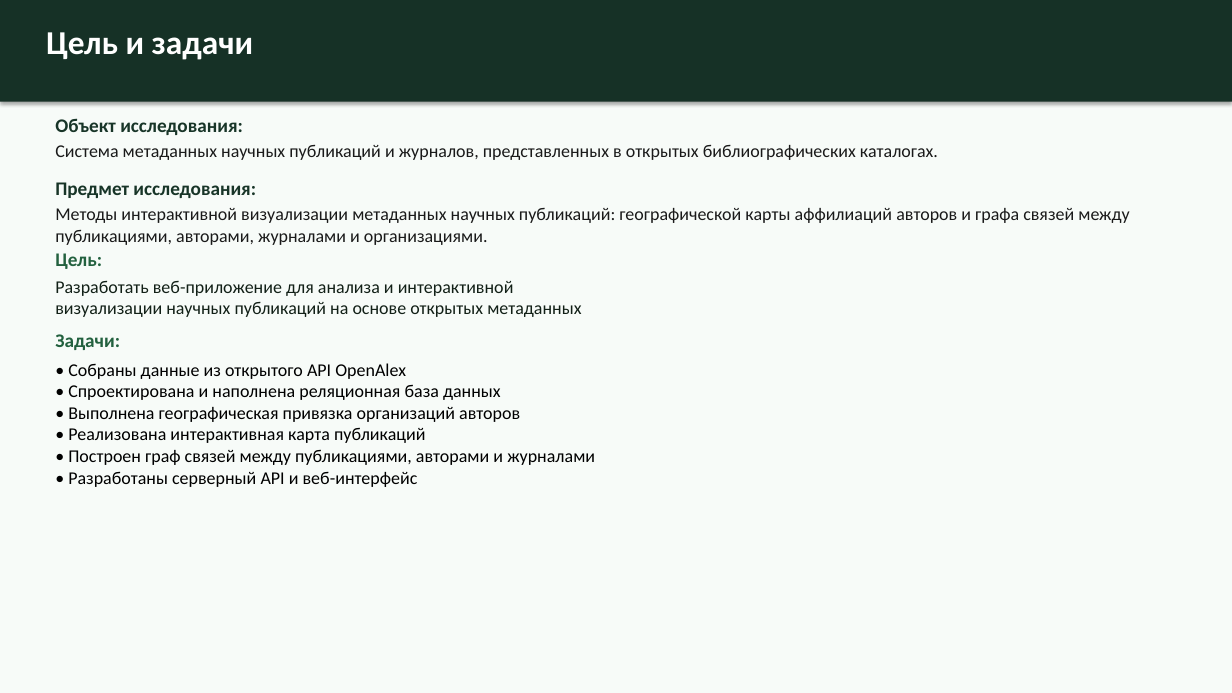
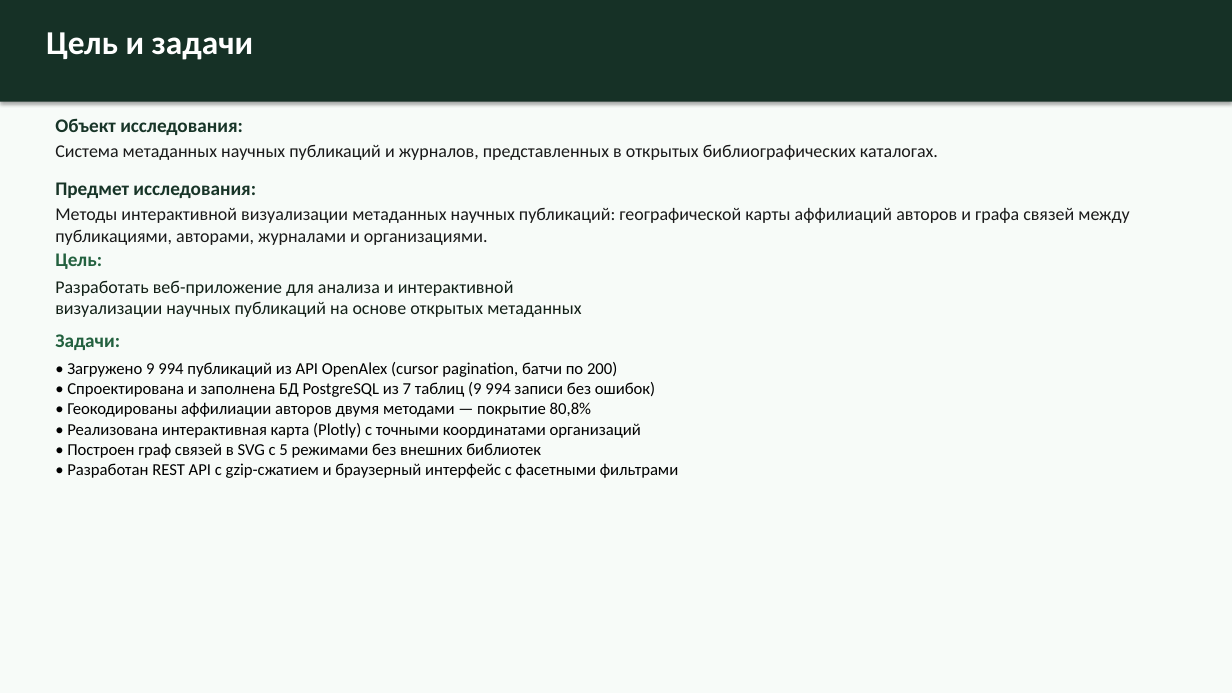
Before and after one commit to surnova2703/muiv3year, a slide deck: slide 3 of docs/Визуализация науки на основе метаданных публикаций и журналов.pptx. Drawn at 1232x693 pixels with LibreOffice and Linux fonts; fonts in the diff are those of the drawing. Boxes give left, top, right and bottom in pixels: in the first picture for what was removed or moved away, otherwise in the second. Text is boxed around its words. In the diff, an @@ line names an element or a change of style, - is before the commit and + after.

```diff
--- a/docs/Визуализация науки на основе метаданных публикаций и журналов.pptx
+++ b/docs/Визуализация науки на основе метаданных публикаций и журналов.pptx
@@ text at box(67, 362, 678, 478): text changed; size 14 to 13 pt @@
-• Собраны данные из открытого API OpenAlex
-• Спроектирована и наполнена реляционная база данных
-• Выполнена географическая привязка организаций авторов
-• Реализована интерактивная карта публикаций
-• Построен граф связей между публикациями, авторами и журналами
-• Разработаны серверный API и веб-интерфейс
+• Загружено 9 994 публикаций из API OpenAlex (cursor pagination, батчи по 200)
+• Спроектирована и заполнена БД PostgreSQL из 7 таблиц (9 994 записи без ошибок)
+• Геокодированы аффилиации авторов двумя методами — покрытие 80,8%
+• Реализована интерактивная карта (Plotly) с точными координатами организаций
+• Построен граф связей в SVG с 5 режимами без внешних библиотек
+• Разработан REST API с gzip-сжатием и браузерный интерфейс с фасетными фильтрами
```
Also in this commit, not shown: 1 other slide changed.
